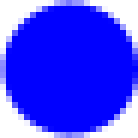
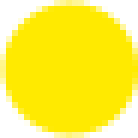
Layered file, before and after one edit (w=138, h=138). Changes by layer:
painted on "Shape 1" over [0, 0, 138, 138]
